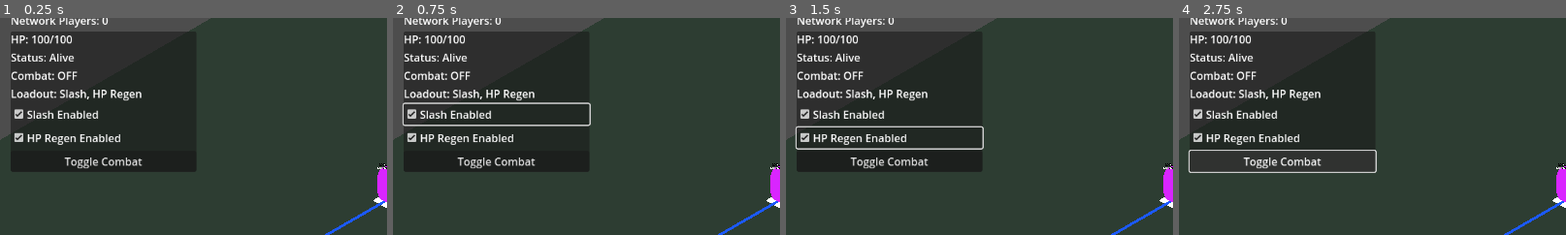
Above: before the commit, frames 1-4 (left to right).
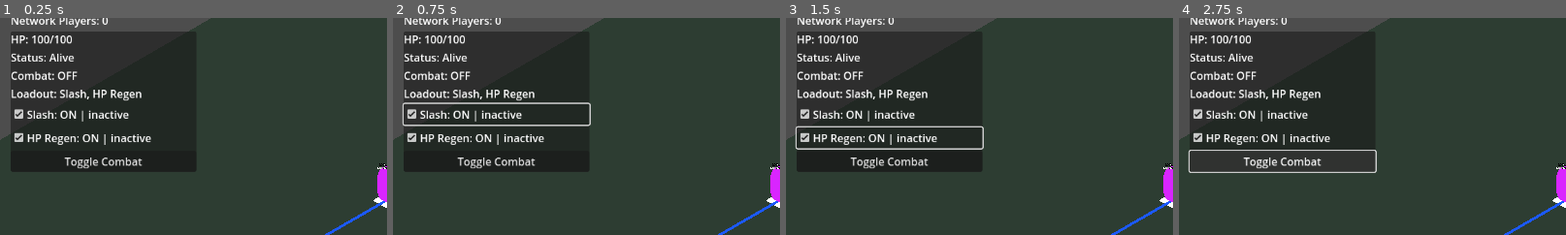
Above: after the commit, the same moments.

Repository: ademastrie/rpg_prototype
Game: Godot game, scene res://scenes/client/client_game.tscn
Same seed, same stepped clock (60 frames per second), same inputs: the game is played once before the commit and once after it. This scene is started directly instead of the project's main scene.
Inputs:
- Up to frame 1 (0.25 s): no input
- Up to frame 2 (0.75 s): click "Slash Enabled" (after the commit: "Slash: ON | inactive") at 0.5 s
- Up to frame 3 (1.5 s): click "HP Regen Enabled" (after the commit: "HP Regen: ON | inactive") at 1.25 s
- Up to frame 4 (2.75 s): click "Toggle Combat" at 2 s
The pictures show only the part of the screen within x 0-50%, y 8-58%; the shares and areas given below are measured in that part.

The runs differ from the first frame. In frame 1, 0.9% of the frame differs, in the area x 14-40%, y 42-59%; in frame 2, 0.9%; in frame 3, 0.9%; in frame 4, 0.9%.

Commit message:
Add ability status feedback to HUD

Diff:
--- a/godot/scenes/client/game_hud.tscn
+++ b/godot/scenes/client/game_hud.tscn
@@ -36,12 +36,12 @@
 [node name="SlashCheckBox" type="CheckBox" parent="Panel/VBoxContainer"]
 layout_mode = 2
 button_pressed = true
-text = "Slash Enabled"
+text = "Slash: ON | inactive"
 
 [node name="HPRegenCheckBox" type="CheckBox" parent="Panel/VBoxContainer"]
 layout_mode = 2
 button_pressed = true
-text = "HP Regen Enabled"
+text = "HP Regen: ON | inactive"
 
 [node name="CombatToggleButton" type="Button" parent="Panel/VBoxContainer"]
 layout_mode = 2
--- a/godot/scripts/client/client_game.gd
+++ b/godot/scripts/client/client_game.gd
@@ -39,6 +39,7 @@
 	world_spawner.player_down_state_updated.connect(_on_player_down_state_updated)
 	world_spawner.combat_mode_updated.connect(_on_combat_mode_updated)
 	world_spawner.ability_enabled_updated.connect(_on_ability_enabled_updated)
+	world_spawner.ability_state_updated.connect(_on_ability_state_updated)
 	game_hud.connect("combat_toggle_requested", Callable(self, "_send_combat_toggle_request"))
 	game_hud.connect("ability_toggle_requested", Callable(self, "_send_ability_toggle_request"))
 	_camera_follow_offset = active_camera.global_position
@@ -189,6 +190,13 @@
 	game_hud.call("update_ability_enabled", ability_name, enabled)
 
 
+func _on_ability_state_updated(peer_id: int, ability_name: String, enabled: bool, active: bool, cooldown_remaining: float) -> void:
+	if peer_id != multiplayer.get_unique_id():
+		return
+
+	game_hud.call("update_ability_state", ability_name, enabled, active, cooldown_remaining)
+
+
 func _read_movement_input() -> Vector2:
 	var screen_direction := Vector2.ZERO
 
--- a/godot/scripts/client/game_hud.gd
+++ b/godot/scripts/client/game_hud.gd
@@ -15,6 +15,7 @@
 	"Slash": true,
 	"HP Regen": true,
 }
+var _ability_state_by_name: Dictionary = {}
 
 
 func _ready() -> void:
@@ -27,6 +28,17 @@
 	update_loadout("Slash, HP Regen")
 	update_ability_enabled("Slash", true)
 	update_ability_enabled("HP Regen", true)
+
+
+func _process(delta: float) -> void:
+	var ability_names: Array = _ability_state_by_name.keys()
+	for ability_name in ability_names:
+		var state: Dictionary = _ability_state_by_name[ability_name] as Dictionary
+		var cooldown_remaining: float = float(state.get("cooldown_remaining", 0.0))
+		if cooldown_remaining > 0.0:
+			state["cooldown_remaining"] = max(cooldown_remaining - delta, 0.0)
+			_ability_state_by_name[ability_name] = state
+			_update_ability_display(str(ability_name))
 
 
 func update_health(current_hp: int, max_hp: int) -> void:
@@ -53,10 +65,41 @@
 
 func update_ability_enabled(ability_name: String, enabled: bool) -> void:
 	_ability_enabled_by_name[ability_name] = enabled
+	var state: Dictionary = _ability_state_by_name.get(ability_name, {}) as Dictionary
+	state["enabled"] = enabled
+	_ability_state_by_name[ability_name] = state
+	_update_ability_display(ability_name)
+
+
+func update_ability_state(ability_name: String, enabled: bool, active: bool, cooldown_remaining: float) -> void:
+	_ability_enabled_by_name[ability_name] = enabled
+	var state: Dictionary = {
+		"enabled": enabled,
+		"active": active,
+		"cooldown_remaining": cooldown_remaining,
+	}
+	_ability_state_by_name[ability_name] = state
+	_update_ability_display(ability_name)
+
+
+func _update_ability_display(ability_name: String) -> void:
+	var state: Dictionary = _ability_state_by_name.get(ability_name, {}) as Dictionary
+	var enabled: bool = bool(state.get("enabled", _ability_enabled_by_name.get(ability_name, true)))
+	var active: bool = bool(state.get("active", false))
+	var cooldown_remaining: float = float(state.get("cooldown_remaining", 0.0))
+	var enabled_text: String = "ON" if enabled else "OFF"
+	var active_text: String = "active" if active else "inactive"
+	var cooldown_text: String = ""
+	if cooldown_remaining > 0.05:
+		cooldown_text = " | CD %.1fs" % cooldown_remaining
+
+	var display_text: String = "%s: %s | %s%s" % [ability_name, enabled_text, active_text, cooldown_text]
 	if ability_name == "Slash":
 		slash_check_box.set_pressed_no_signal(enabled)
+		slash_check_box.text = display_text
 	elif ability_name == "HP Regen":
 		hp_regen_check_box.set_pressed_no_signal(enabled)
+		hp_regen_check_box.text = display_text
 
 
 func _on_combat_toggle_button_pressed() -> void:
--- a/godot/scripts/shared/world_spawner.gd
+++ b/godot/scripts/shared/world_spawner.gd
@@ -6,6 +6,7 @@
 signal player_down_state_updated(peer_id: int, is_down: bool)
 signal combat_mode_updated(peer_id: int, combat_enabled: bool, loadout_text: String)
 signal ability_enabled_updated(peer_id: int, ability_name: String, enabled: bool)
+signal ability_state_updated(peer_id: int, ability_name: String, enabled: bool, active: bool, cooldown_remaining: float)
 signal join_requested(peer_id: int, character_id: int, character_name: String, access_token: String)
 
 @export var player_placeholder_scene: PackedScene
@@ -159,6 +160,7 @@
 	rpc("apply_player_down_state", peer_id, false)
 	rpc("apply_combat_mode_update", peer_id, false, _loadout_text(peer_id))
 	_send_ability_enabled_states(peer_id)
+	_send_ability_states(peer_id)
 	_broadcast_hp_regen_active_state(peer_id)
 	_next_spawn_index += 1
 
@@ -237,6 +239,7 @@
 	_player_is_down_by_peer[peer_id] = true
 	_last_input_by_peer[peer_id] = Vector2.ZERO
 	rpc("apply_player_down_state", peer_id, true)
+	_send_ability_states(peer_id)
 	_broadcast_hp_regen_active_state(peer_id)
 	print("Player peer %s is down." % peer_id)
 	_schedule_player_respawn(peer_id)
@@ -267,6 +270,7 @@
 	rpc("apply_position_snapshot", peer_id, respawn_position, _aim_direction_by_peer.get(peer_id, Vector2(0.0, -1.0)) as Vector2)
 	rpc("apply_player_health_update", peer_id, max_hp, max_hp)
 	rpc("apply_player_down_state", peer_id, false)
+	_send_ability_states(peer_id)
 	_broadcast_hp_regen_active_state(peer_id)
 	print("Player peer %s respawned." % peer_id)
 
@@ -293,9 +297,11 @@
 		var loadout: Array = _loadout_by_peer.get(peer_id, []) as Array
 		if loadout.has("Slash") and _is_ability_enabled(peer_id_int, "Slash") and _is_ability_ready(peer_id_int, "Slash", now_seconds):
 			_set_ability_used(peer_id_int, "Slash", now_seconds)
+			_send_ability_state(peer_id_int, "Slash")
 			_perform_slash(peer_id_int)
 		if loadout.has("HP Regen") and _is_ability_enabled(peer_id_int, "HP Regen") and _is_ability_ready(peer_id_int, "HP Regen", now_seconds):
 			_set_ability_used(peer_id_int, "HP Regen", now_seconds)
+			_send_ability_state(peer_id_int, "HP Regen")
 			_apply_hp_regen(peer_id_int)
 
 
@@ -329,10 +335,33 @@
 		rpc_id(peer_id, "apply_ability_enabled_update", peer_id, str(ability_name), bool(ability_state[ability_name]))
 
 
+func _send_ability_states(peer_id: int) -> void:
+	var loadout: Array = _loadout_by_peer.get(peer_id, DEFAULT_LOADOUT) as Array
+	for ability_name in loadout:
+		_send_ability_state(peer_id, str(ability_name))
+
+
+func _send_ability_state(peer_id: int, ability_name: String) -> void:
+	if not players.has(peer_id):
+		return
+
+	var enabled: bool = _is_ability_enabled(peer_id, ability_name)
+	var active: bool = bool(_combat_enabled_by_peer.get(peer_id, false)) and enabled and not bool(_player_is_down_by_peer.get(peer_id, false))
+	var cooldown_remaining: float = _ability_cooldown_remaining(peer_id, ability_name)
+	rpc_id(peer_id, "apply_ability_state_update", peer_id, ability_name, enabled, active, cooldown_remaining)
+
+
 func _is_ability_ready(peer_id: int, ability_name: String, now_seconds: float) -> bool:
 	var ability_state: Dictionary = _last_ability_time_by_peer.get(peer_id, {}) as Dictionary
 	var last_used: float = float(ability_state.get(ability_name, -_ability_cooldown(ability_name)))
 	return now_seconds - last_used >= _ability_cooldown(ability_name)
+
+
+func _ability_cooldown_remaining(peer_id: int, ability_name: String) -> float:
+	var ability_state: Dictionary = _last_ability_time_by_peer.get(peer_id, {}) as Dictionary
+	var last_used: float = float(ability_state.get(ability_name, -_ability_cooldown(ability_name)))
+	var now_seconds: float = float(Time.get_ticks_msec()) / 1000.0
+	return max(_ability_cooldown(ability_name) - (now_seconds - last_used), 0.0)
 
 
 func _set_ability_used(peer_id: int, ability_name: String, now_seconds: float) -> void:
@@ -501,6 +530,11 @@
 
 
 @rpc("authority", "call_remote", "reliable")
+func apply_ability_state_update(peer_id: int, ability_name: String, enabled: bool, active: bool, cooldown_remaining: float) -> void:
+	ability_state_updated.emit(peer_id, ability_name, enabled, active, cooldown_remaining)
+
+
+@rpc("authority", "call_remote", "reliable")
 func apply_hp_regen_active_state(peer_id: int, active: bool) -> void:
 	_update_hp_regen_visual(peer_id, active)
 
@@ -562,6 +596,7 @@
 	_combat_enabled_by_peer[peer_id] = combat_enabled
 	# Server owns combat mode and the temporary prototype loadout.
 	rpc("apply_combat_mode_update", peer_id, combat_enabled, _loadout_text(peer_id))
+	_send_ability_states(peer_id)
 	_broadcast_hp_regen_active_state(peer_id)
 
 
@@ -585,6 +620,7 @@
 	_ability_enabled_by_peer[peer_id] = ability_state
 	# Server confirms final enabled state; clients display this value only after confirmation.
 	rpc_id(peer_id, "apply_ability_enabled_update", peer_id, ability_name, enabled)
+	_send_ability_state(peer_id, ability_name)
 	_broadcast_hp_regen_active_state(peer_id)
 
 
